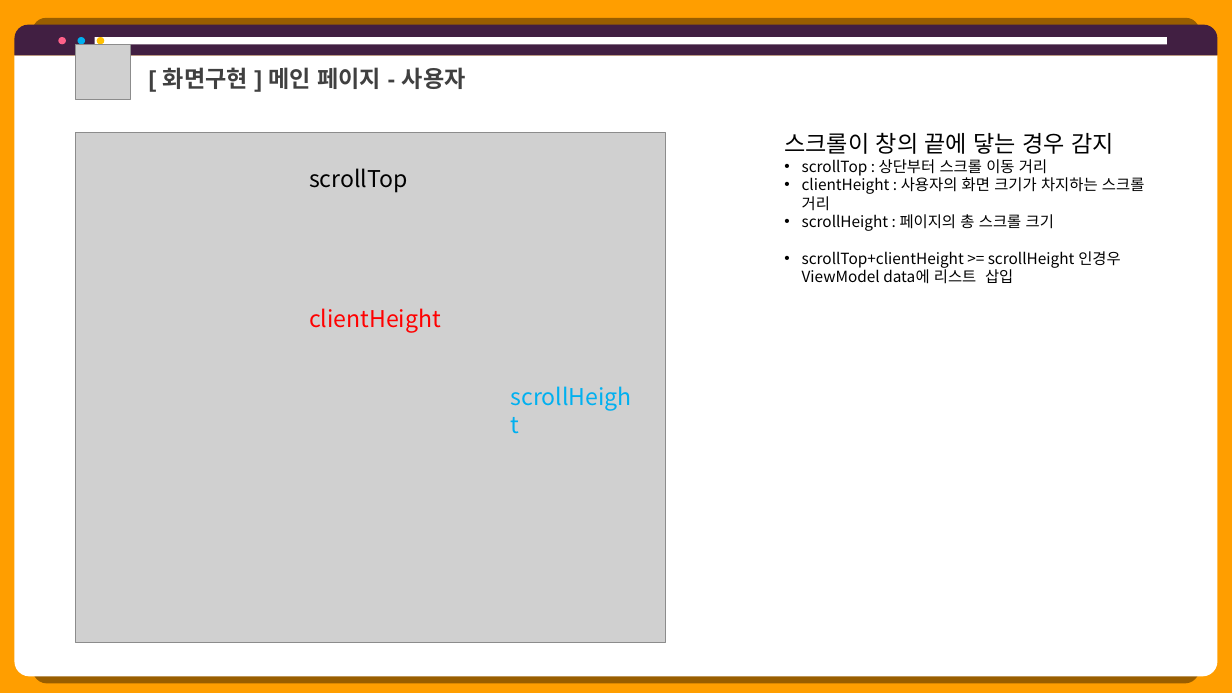
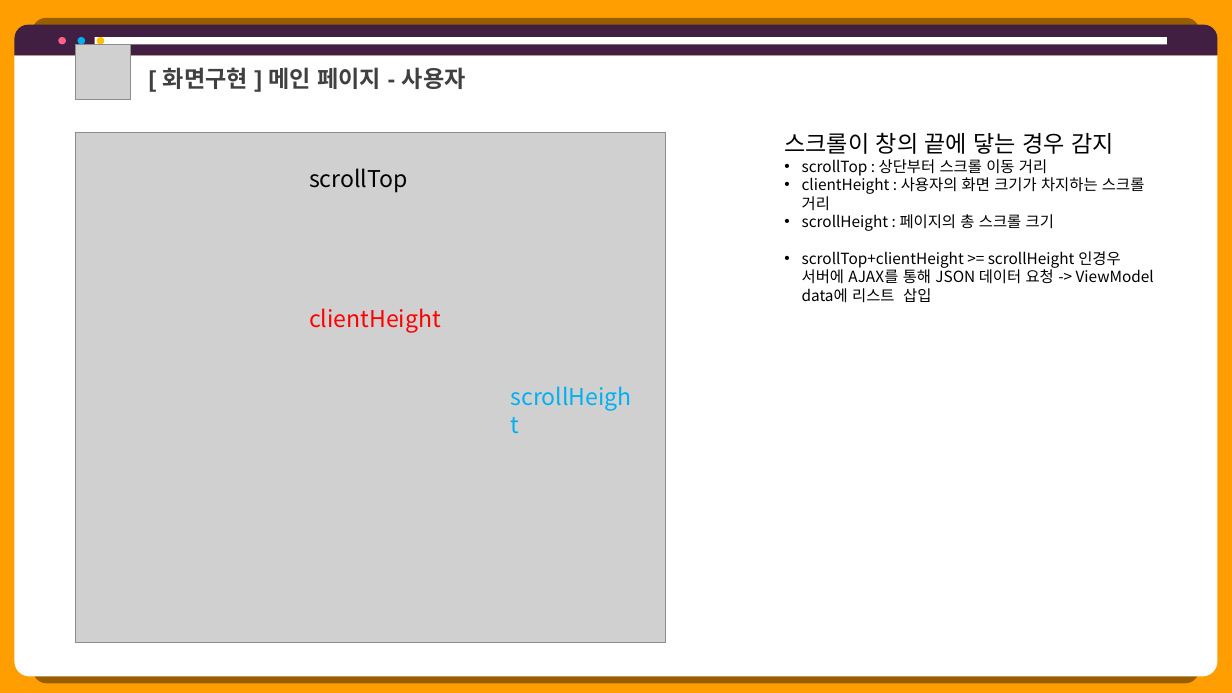
Before and after one commit to hhsw07/ezen-academy-projects, a slide deck: slide 5 of 0 발표용 파워포인트/project06 - 파워포인트 종합 - 형준.pptx. Drawn at 1232x693 pixels with LibreOffice and Linux fonts; fonts in the diff are those of the drawing; grey boxes stand for pictures. Boxes give left, top, right and bottom in pixels: in the first picture for what was removed or moved away, otherwise in the second. Text is boxed around its words. In the diff, an @@ line names an element or a change of style, - is before the commit and + after.

```diff
--- a/0 발표용 파워포인트/project06 - 파워포인트 종합 - 형준.pptx
+++ b/0 발표용 파워포인트/project06 - 파워포인트 종합 - 형준.pptx
@@ text at (802, 251, 1154, 303): text changed @@
-• scrollTop+clientHeight >= scrollHeight 인경우 ViewModel data에 리스트 삽입
+• scrollTop+clientHeight >= scrollHeight 인경우 서버에 AJAX를 통해 JSON 데이터 요청 -> ViewModel data에 리스트 삽입
```
Also in this commit, not shown: 1 other slide changed.
